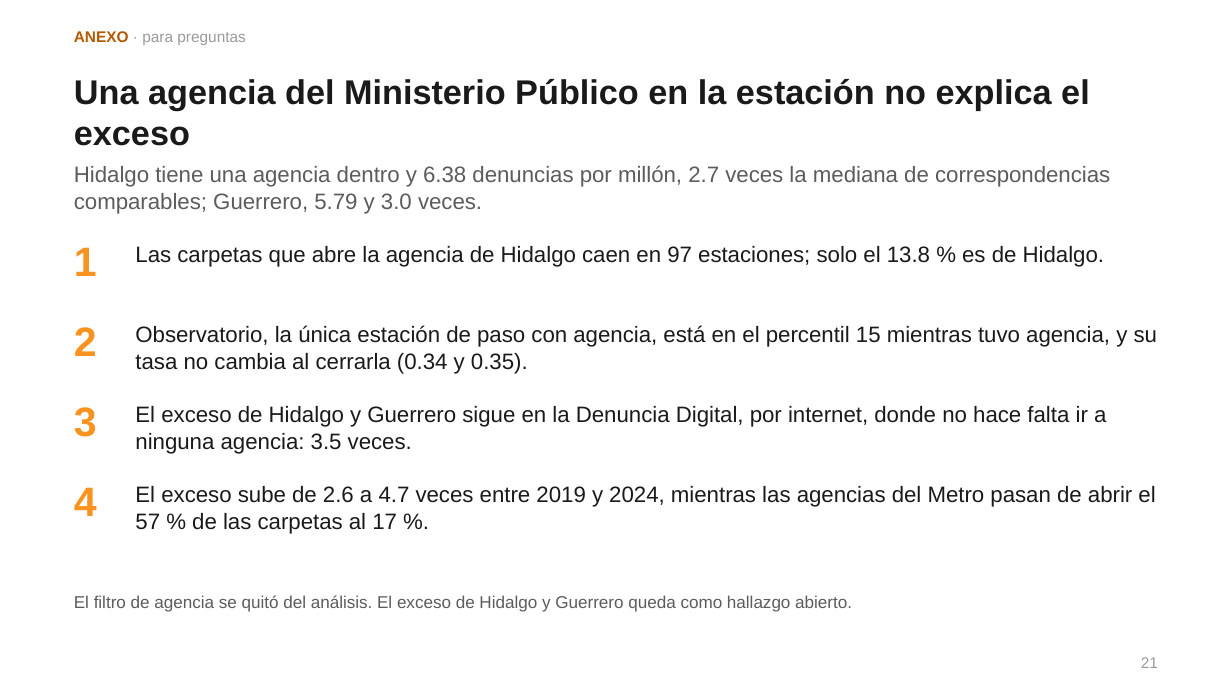
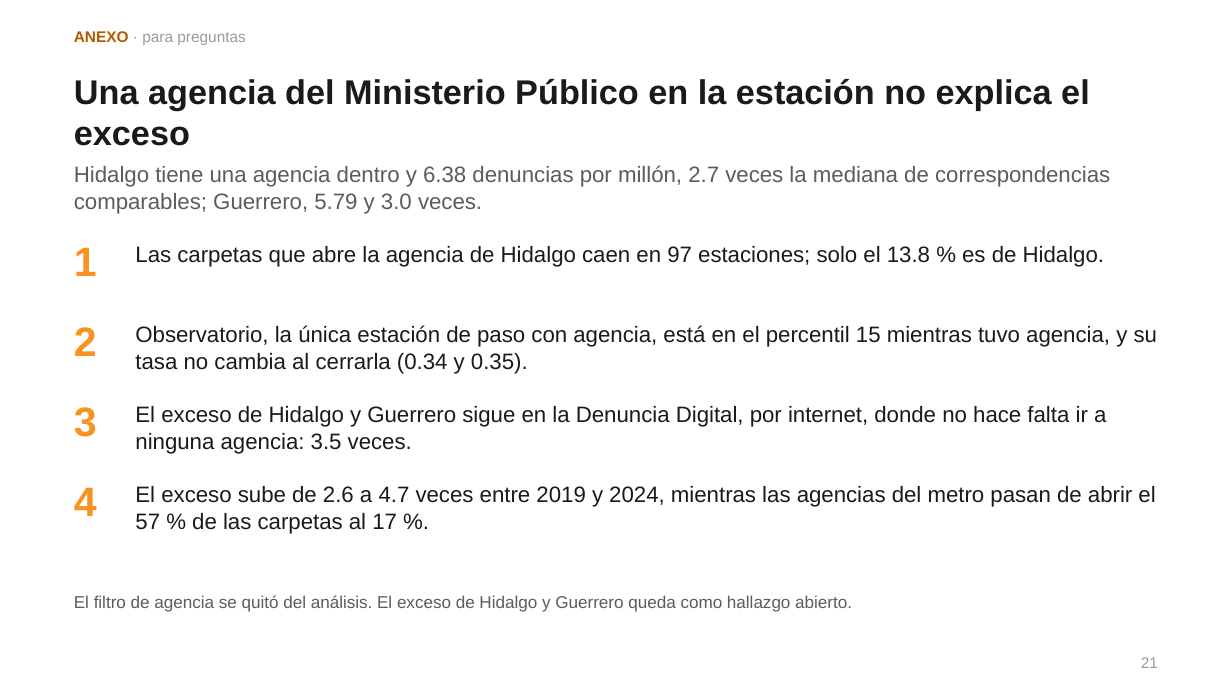
Before and after one commit to sebastiancordoba/caso-inseguridad-cdmx, a slide deck: slide 21 of docs/presentacion/presentacion.pptx. Drawn at 1232x693 pixels with LibreOffice and Linux fonts; fonts in the diff are those of the drawing. Boxes give left, top, right and bottom in pixels: in the first picture for what was removed or moved away, otherwise in the second. Text is boxed around its words. In the diff, an @@ line names an element or a change of style, - is before the commit and + after.

```diff
--- a/docs/presentacion/presentacion.pptx
+++ b/docs/presentacion/presentacion.pptx
@@ text at <box>135,486,1155,534</box>: text changed @@
-El exceso sube de 2.6 a 4.7 veces entre 2019 y 2024, mientras las agencias del Metro pasan de abrir el 57 % de las carpetas al 17 %.
+El exceso sube de 2.6 a 4.7 veces entre 2019 y 2024, mientras las agencias del metro pasan de abrir el 57 % de las carpetas al 17 %.
```
Also in this commit, not shown: 5 other slides changed, 8 other files.
